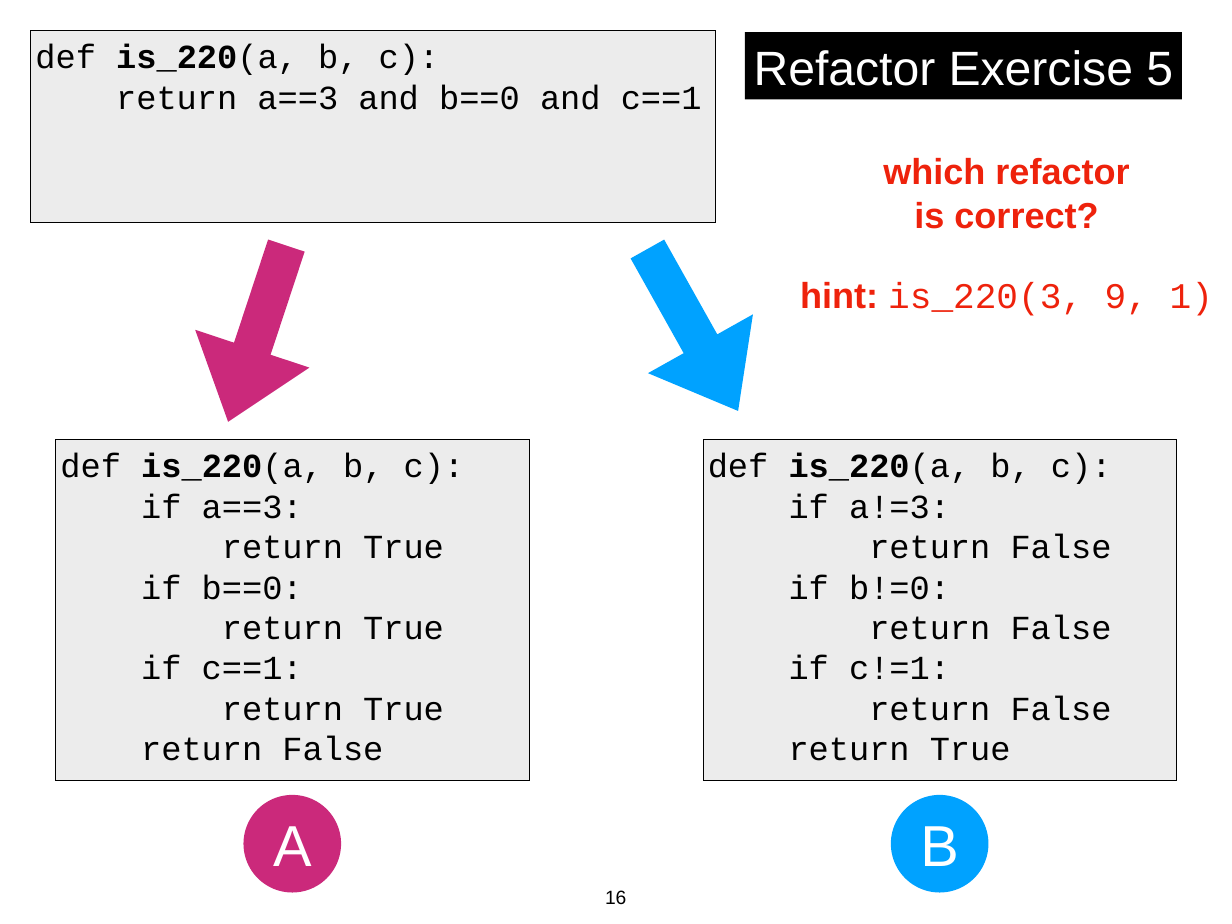
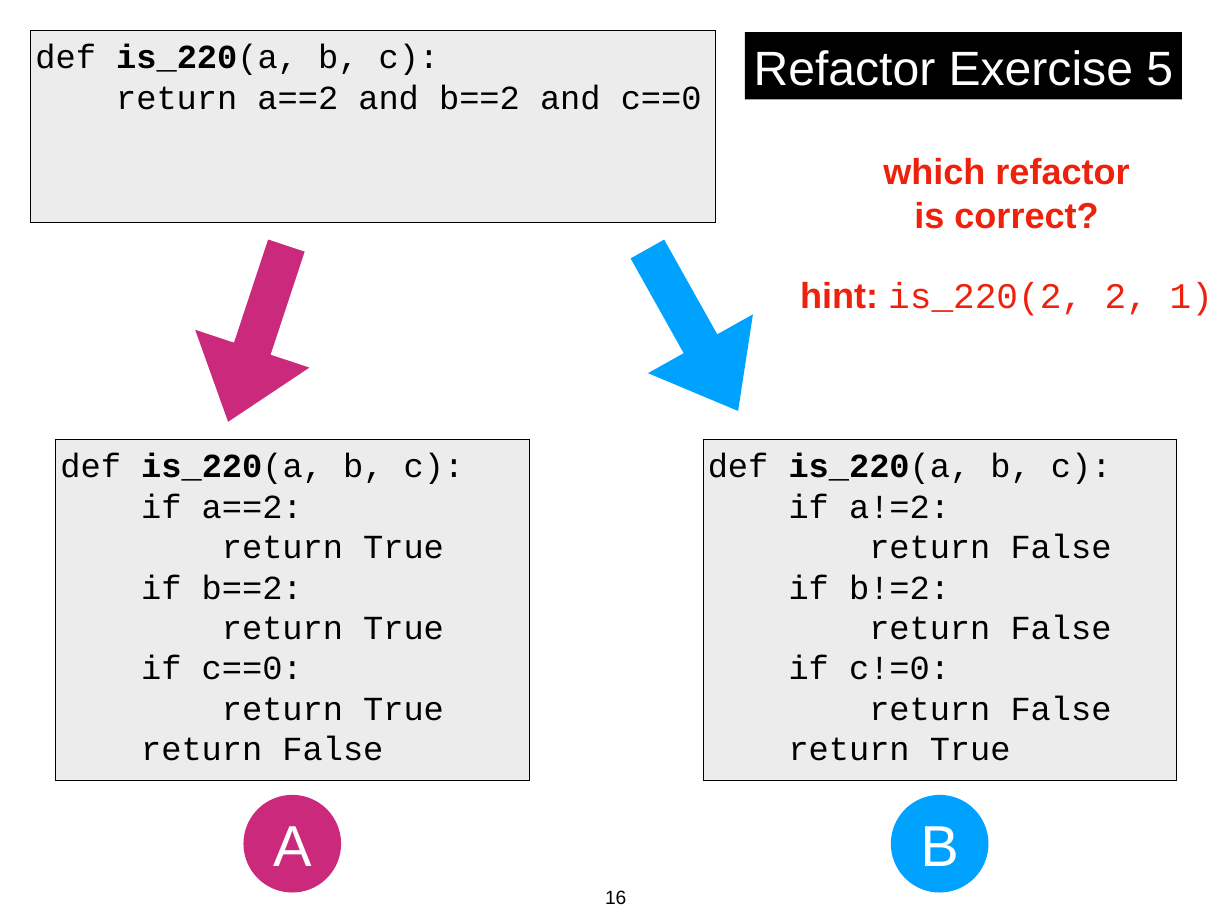
Before and after one commit to tylerharter/caraza-harter-com, a slide deck: slide 16 of tyler/meena/cs220/f20/materials/lec_09_F20.ppt. Drawn at 1232x924 pixels with LibreOffice and Linux fonts; fonts in the diff are those of the drawing. Boxes give left, top, right and bottom in pixels: in the first picture for what was removed or moved away, otherwise in the second. Text is boxed around its words. In the diff, an @@ line names an element or a change of style, - is before the commit and + after.

Commit message:
Updating lec9 slide deck

```diff
--- a/tyler/meena/cs220/f20/materials/lec_09_F20.ppt
+++ b/tyler/meena/cs220/f20/materials/lec_09_F20.ppt
@@ text at bbox=[35, 44, 702, 110]: text changed @@
-    def is_220(a, b, c):
-    return a==3 and b==0 and c==1
+    def is_220(a, b, c):
+    return a==2 and b==2 and c==0
@@ text at bbox=[800, 282, 1213, 316]: text changed @@
-hint: is_220(3, 9, 1)
+hint: is_220(2, 2, 1)
@@ text in rectangle at bbox=[60, 453, 465, 761]: text changed @@
-    def is_220(a, b, c):
-    if a==3:
-    return True
-    if b==0:
-    return True
-    if c==1:
-    return True
-    return False
+    def is_220(a, b, c):
+    if a==2:
+    return True
+    if b==2:
+    return True
+    if c==0:
+    return True
+    return False
@@ text in rectangle at bbox=[708, 453, 1112, 761]: text changed @@
-    def is_220(a, b, c):
-    if a!=3:
-    return False
-    if b!=0:
-    return False
-    if c!=1:
-    return False
-    return True
+    def is_220(a, b, c):
+    if a!=2:
+    return False
+    if b!=2:
+    return False
+    if c!=0:
+    return False
+    return True
```
Also in this commit, not shown: 1 other slide changed, 1 other file.
